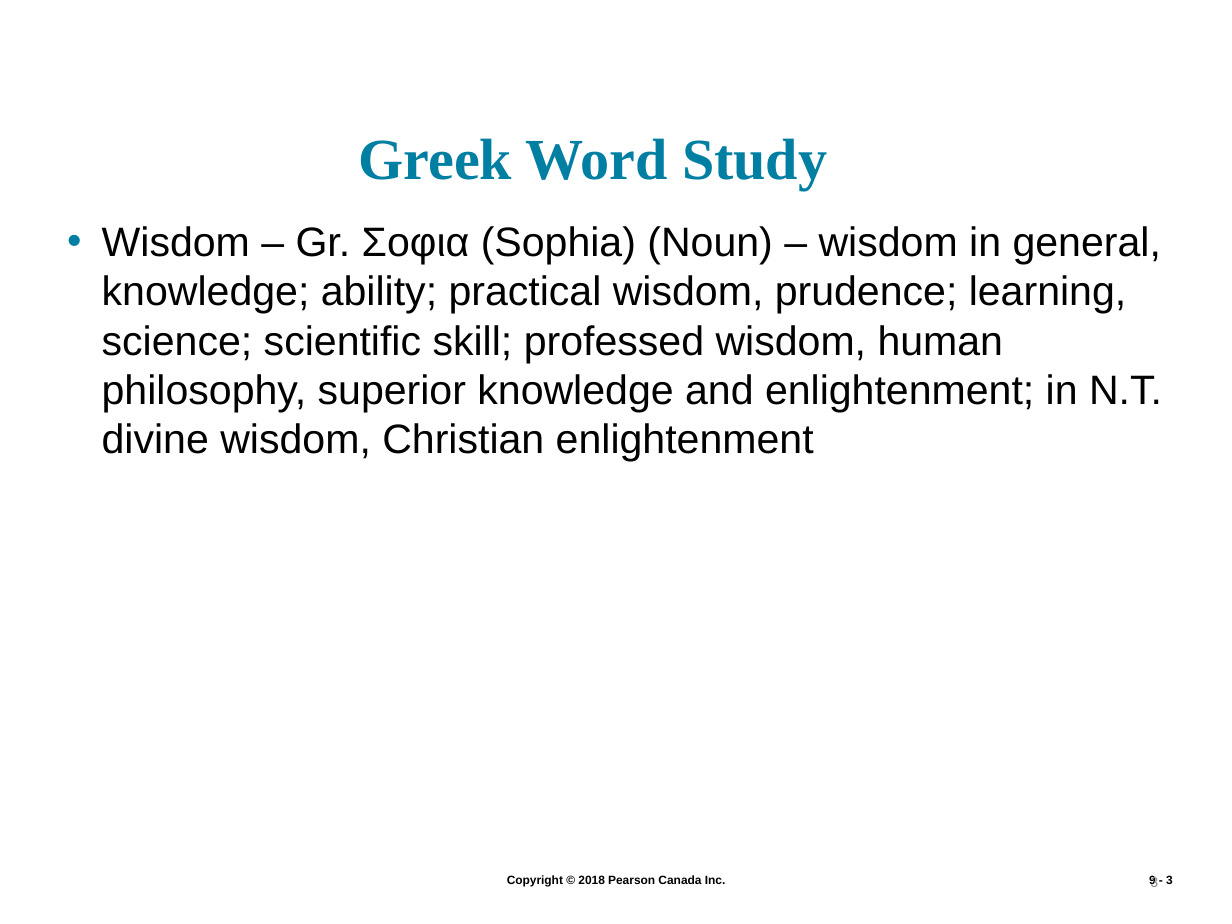
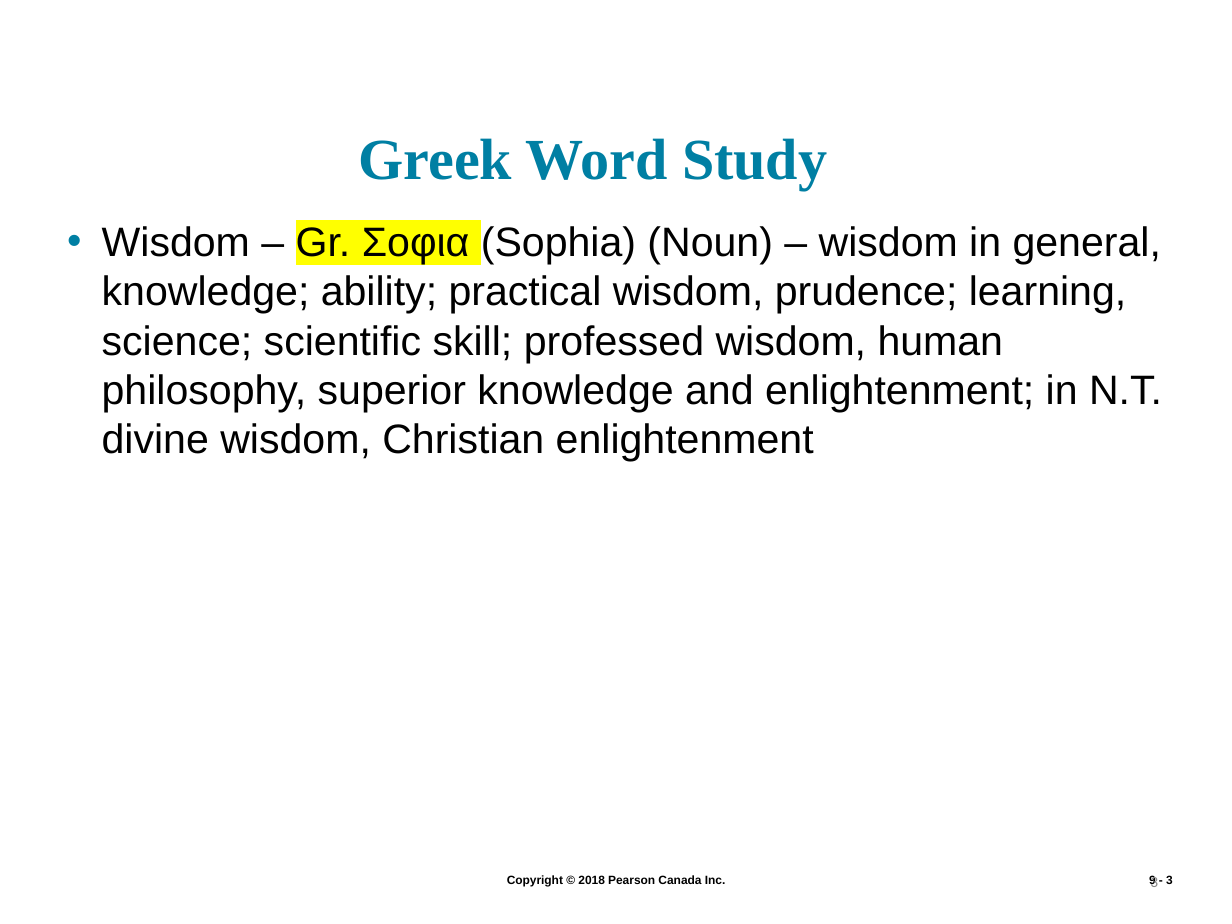
Before and after one commit to twu-fhss/psyc106, a slide deck: slide 3 of archive-05.psych106/08.U2/01.overview/_schedule/PSYC106-CH9IntelligenceTesting-3rdEd.pptx. Drawn at 1232x924 pixels with LibreOffice and Linux fonts; fonts in the diff are those of the drawing; background and template pictures are left out. Boxes give left, top, right and bottom in pixels: in the first picture for what was removed or moved away, otherwise in the second. Text is boxed around its words. In the diff, an @@ line names an element or a change of style, - is before the commit and + after.

```diff
--- a/archive-05.psych106/08.U2/01.overview/_schedule/PSYC106-CH9IntelligenceTesting-3rdEd.pptx
+++ b/archive-05.psych106/08.U2/01.overview/_schedule/PSYC106-CH9IntelligenceTesting-3rdEd.pptx
@@ text "Wisdom – Gr. Σοφια (Sophia) ..." at bbox=[102, 226, 1162, 462]: highlight none to #FFFF00 in "Gr. Σοφια" @@
```
Also in this commit, not shown: 2 other slides changed, 18 other files.
